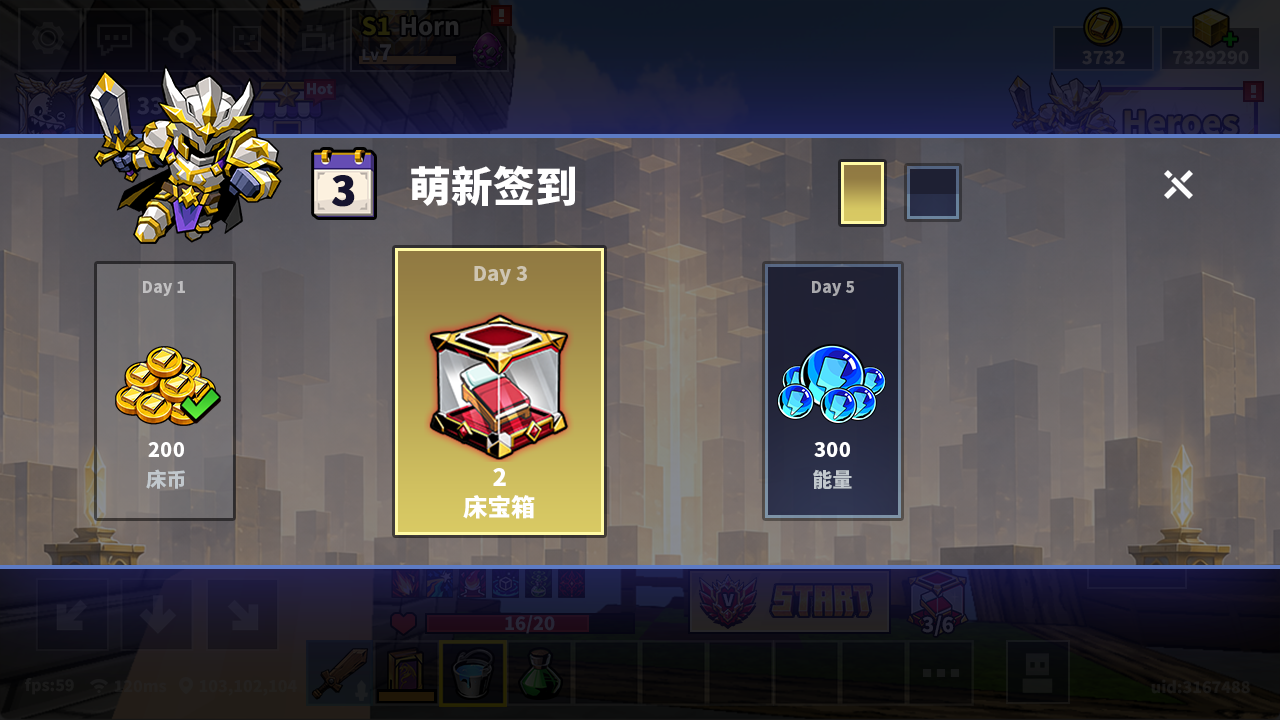
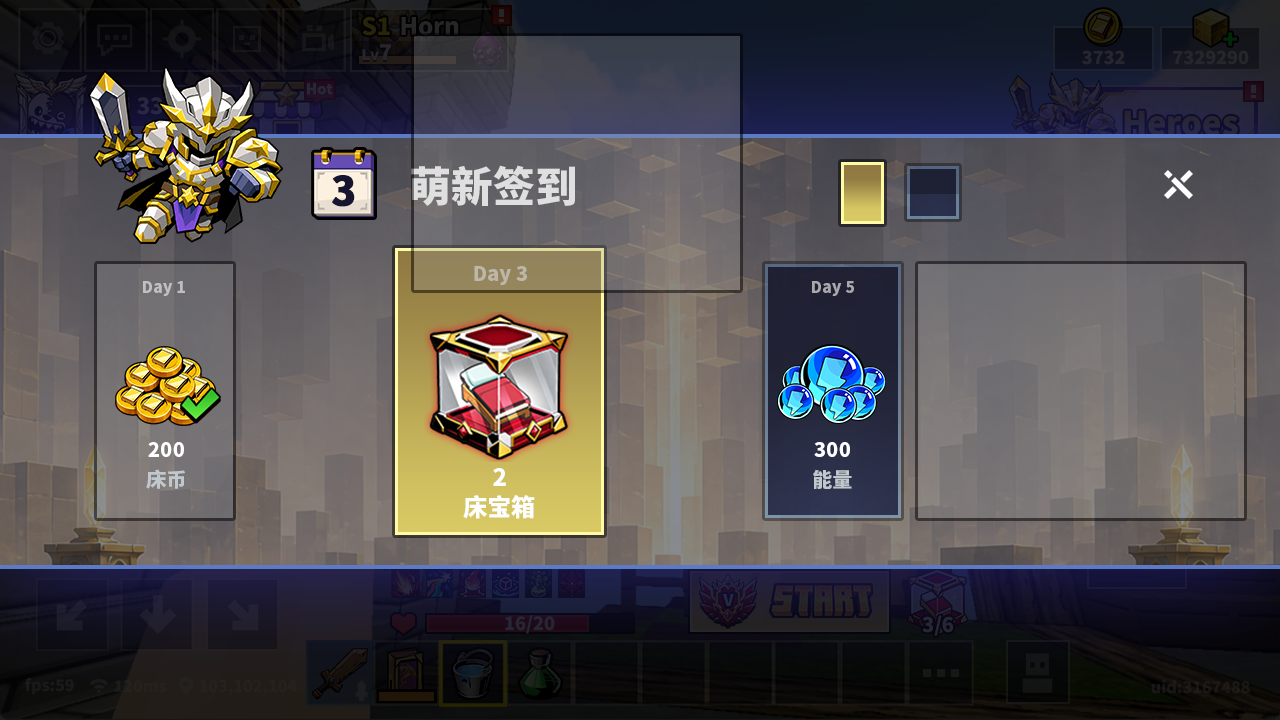
Layers edited between the first and the second w=1280, h=720 image:
added layer "大底图测试" (1st of 2, in "9") in group "9" over bbox(411, 33, 743, 293)
added layer "大底图测试" (2nd of 2, in "root") in group "root" over bbox(915, 261, 1247, 521)